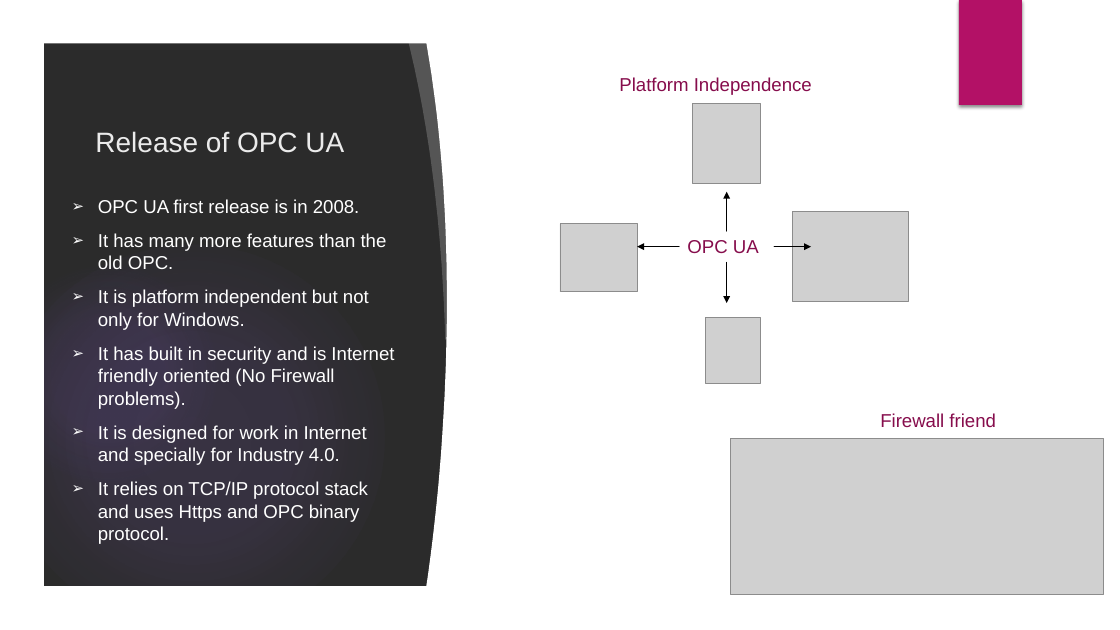
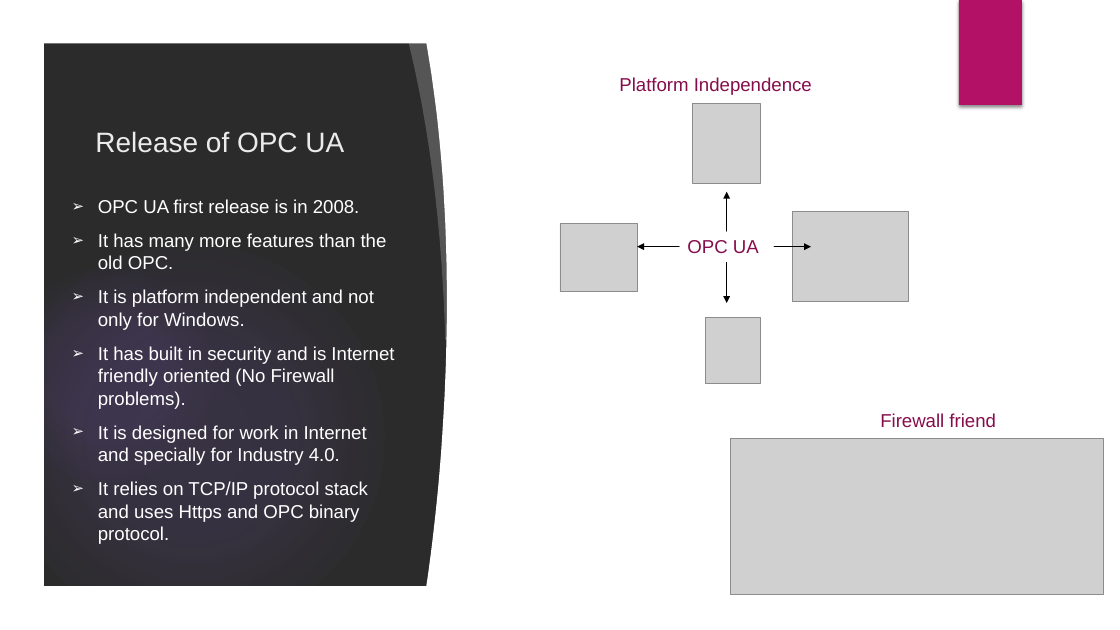
Before and after one commit to velizar92/TSK_Presentations, a slide deck: slide 5 of OPC UA and Industry 4.0.pptx. Drawn at 1120x630 pixels with LibreOffice and Linux fonts; fonts in the diff are those of the drawing; grey boxes stand for pictures; background and template pictures are left out; a plain dark background stands for a picture behind light text. Boxes give left, top, right and bottom in pixels: in the first picture for what was removed or moved away, otherwise in the second. Text is boxed around its words. In the diff, an @@ line names an element or a change of style, - is before the commit and + after.

```diff
--- a/OPC UA and Industry 4.0.pptx
+++ b/OPC UA and Industry 4.0.pptx
@@ text at (x1=98, y1=289, x2=374, y2=330): text changed @@
-➢ It is platform independent but not only for Windows.
+➢ It is platform independent and not only for Windows.
```
Also in this commit, not shown: 4 other slides changed.
